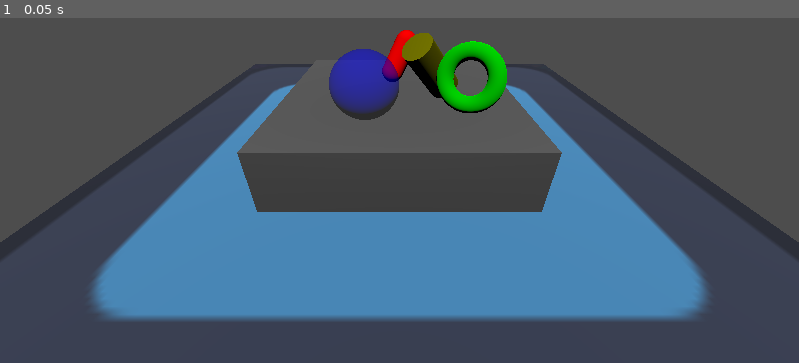
Above: before the commit, frame 1.
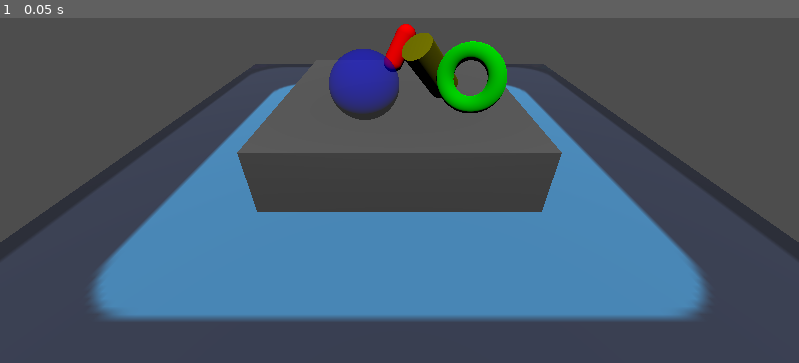
Above: after the commit, the same moment.

Repository: PalomPorom7/Godot-3D-Course
Game: Godot game, scene res://game.tscn
Two runs of this game, one before a commit and one after it. Both use one fixed random seed, a clock stepped at 60 frames per second and the inputs below. The project has no main scene, so this scene is started directly. The engine's default icon, where the game draws it, is replaced by a stand-in: a white triangle on a blue panel in a dark square.
Inputs:
- Up to frame 1 (0.05 s): no input

The runs differ from the first frame. In frame 1, 0.2% of the frame differs, in the area x 47-53%, y 1-19%.

Commit message:
1-2 Scripts

Diff:
--- a/CharacterBody3D.gd
+++ /dev/null
@@ -1,31 +0,0 @@
-extends CharacterBody3D
-
-
-const SPEED = 5.0
-const JUMP_VELOCITY = 4.5
-
-# Get the gravity from the project settings to be synced with RigidBody nodes.
-var gravity = ProjectSettings.get_setting("physics/3d/default_gravity")
-
-
-func _physics_process(delta):
-	# Add the gravity.
-	if not is_on_floor():
-		velocity.y -= gravity * delta
-
-	# Handle jump.
-	if Input.is_action_just_pressed("ui_accept") and is_on_floor():
-		velocity.y = JUMP_VELOCITY
-
-	# Get the input direction and handle the movement/deceleration.
-	# As good practice, you should replace UI actions with custom gameplay actions.
-	var input_dir = Input.get_vector("ui_left", "ui_right", "ui_up", "ui_down")
-	var direction = (transform.basis * Vector3(input_dir.x, 0, input_dir.y)).normalized()
-	if direction:
-		velocity.x = direction.x * SPEED
-		velocity.z = direction.z * SPEED
-	else:
-		velocity.x = move_toward(velocity.x, 0, SPEED)
-		velocity.z = move_toward(velocity.z, 0, SPEED)
-
-	move_and_slide()
--- a/game.tscn
+++ b/game.tscn
@@ -1,6 +1,7 @@
-[gd_scene load_steps=14 format=3 uid="uid://dil80q73hnvbt"]
+[gd_scene load_steps=15 format=3 uid="uid://dil80q73hnvbt"]
 
 [ext_resource type="Texture2D" uid="uid://cg7f8eh7qn0mn" path="res://icon.svg" id="1_0kivp"]
+[ext_resource type="Script" path="res://player.gd" id="2_16ona"]
 
 [sub_resource type="StandardMaterial3D" id="StandardMaterial3D_qhk4a"]
 albedo_texture = ExtResource("1_0kivp")
@@ -67,7 +68,7 @@
 skeleton = NodePath("../..")
 
 [node name="Capsule" type="MeshInstance3D" parent="Floor"]
-transform = Transform3D(0.75, 0.433013, 0.5, -0.5, 0.866025, 0, -0.433013, -0.25, 0.866025, 0, 0.75, -0.25)
+transform = Transform3D(0.75, 0.433013, 0.5, -0.5, 0.866025, 0, -0.433013, -0.25, 0.866025, 0, 0.75, -0.554111)
 mesh = SubResource("CapsuleMesh_ex855")
 skeleton = NodePath("../..")
 
@@ -91,3 +92,6 @@
 
 [node name="Sunlight" type="DirectionalLight3D" parent="."]
 transform = Transform3D(1, 0, 0, 0, 0.5, 0.866025, 0, -0.866025, 0.5, 0, 2, 0)
+
+[node name="Player" type="Node" parent="."]
+script = ExtResource("2_16ona")
--- /dev/null
+++ b/player.gd
@@ -0,0 +1,8 @@
+extends Node
+
+var _move_direction : Vector2
+
+# Called every frame. 'delta' is the elapsed time since the previous frame.
+func _process(_delta : float):
+	_move_direction = Input.get_vector("move_left", "move_right", "move_forward", "move_backward")
+	print(_move_direction)
--- a/project.godot
+++ b/project.godot
@@ -14,6 +14,33 @@
 config/features=PackedStringArray("4.2", "GL Compatibility")
 config/icon="res://icon.svg"
 
+[input]
+
+move_left={
+"deadzone": 0.5,
+"events": [Object(InputEventKey,"resource_local_to_scene":false,"resource_name":"","device":-1,"window_id":0,"alt_pressed":false,"shift_pressed":false,"ctrl_pressed":false,"meta_pressed":false,"pressed":false,"keycode":0,"physical_keycode":65,"key_label":0,"unicode":97,"echo":false,"script":null)
+, Object(InputEventJoypadMotion,"resource_local_to_scene":false,"resource_name":"","device":-1,"axis":0,"axis_value":-1.0,"script":null)
+]
+}
+move_right={
+"deadzone": 0.5,
+"events": [Object(InputEventKey,"resource_local_to_scene":false,"resource_name":"","device":-1,"window_id":0,"alt_pressed":false,"shift_pressed":false,"ctrl_pressed":false,"meta_pressed":false,"pressed":false,"keycode":0,"physical_keycode":68,"key_label":0,"unicode":100,"echo":false,"script":null)
+, Object(InputEventJoypadMotion,"resource_local_to_scene":false,"resource_name":"","device":-1,"axis":0,"axis_value":1.0,"script":null)
+]
+}
+move_forward={
+"deadzone": 0.5,
+"events": [Object(InputEventKey,"resource_local_to_scene":false,"resource_name":"","device":-1,"window_id":0,"alt_pressed":false,"shift_pressed":false,"ctrl_pressed":false,"meta_pressed":false,"pressed":false,"keycode":0,"physical_keycode":87,"key_label":0,"unicode":119,"echo":false,"script":null)
+, Object(InputEventJoypadMotion,"resource_local_to_scene":false,"resource_name":"","device":-1,"axis":1,"axis_value":-1.0,"script":null)
+]
+}
+move_backward={
+"deadzone": 0.5,
+"events": [Object(InputEventKey,"resource_local_to_scene":false,"resource_name":"","device":-1,"window_id":0,"alt_pressed":false,"shift_pressed":false,"ctrl_pressed":false,"meta_pressed":false,"pressed":false,"keycode":0,"physical_keycode":83,"key_label":0,"unicode":115,"echo":false,"script":null)
+, Object(InputEventJoypadMotion,"resource_local_to_scene":false,"resource_name":"","device":-1,"axis":1,"axis_value":1.0,"script":null)
+]
+}
+
 [rendering]
 
 renderer/rendering_method="gl_compatibility"
